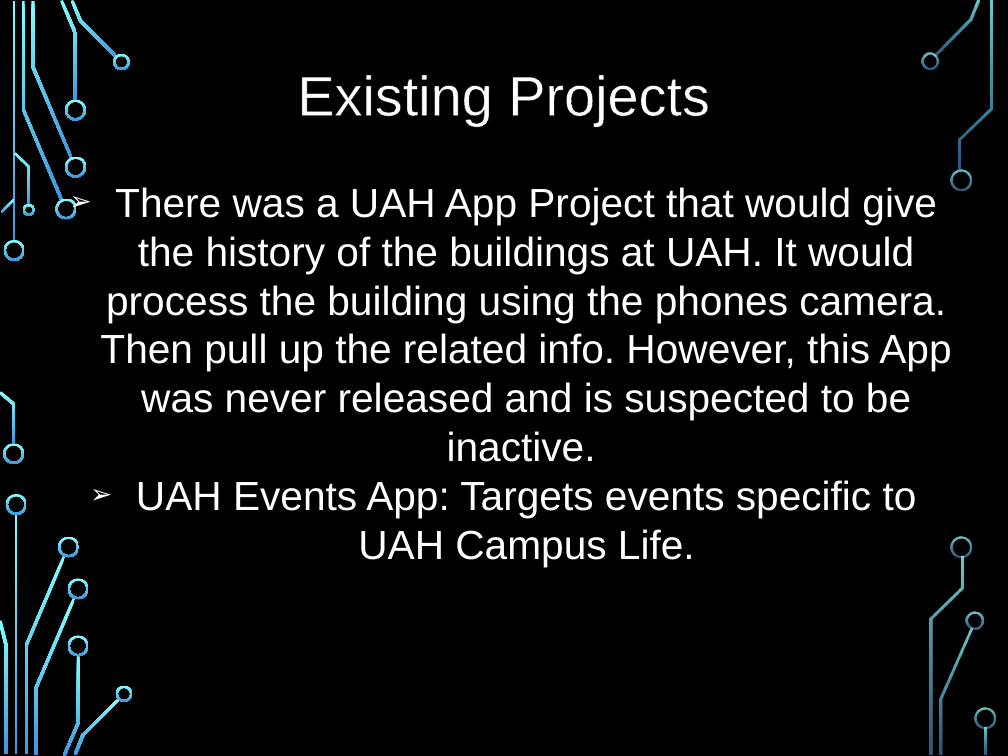
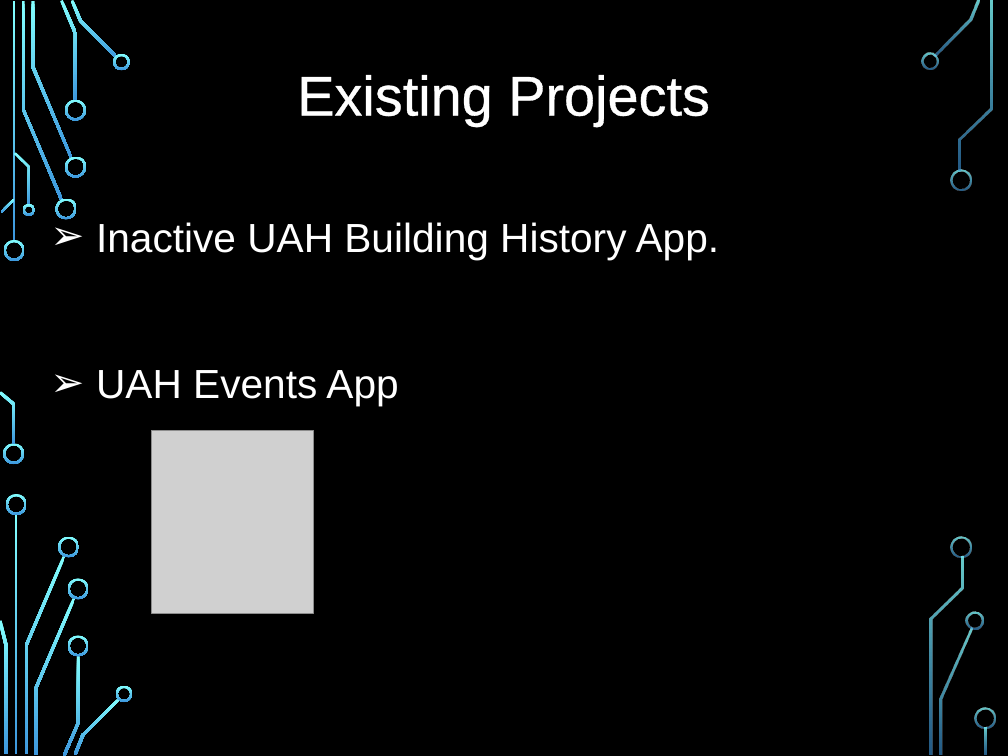
Before and after one commit to jaap15/UAH_APP, a slide deck: slide 9 of CPE495 Slides.pptx (slide 10 before the commit). Drawn at 1008x756 pixels with LibreOffice and Linux fonts; fonts in the diff are those of the drawing; grey boxes stand for pictures; background and template pictures are left out. Boxes give left, top, right and bottom in pixels: in the first picture for what was removed or moved away, otherwise in the second. Text is boxed around its words. In the diff, an @@ line names an element or a change of style, - is before the commit and + after.

```diff
--- a/CPE495 Slides.pptx
+++ b/CPE495 Slides.pptx
@@ text "Existing Projects" at [297, 75, 710, 125]: letter outline #000000 0.75 pt to #FFFFFF 0.75 pt @@
@@ text at [96, 222, 720, 406]: text changed @@
-➢ There was a UAH App Project that would give the history of the buildings at UAH. It would process the building using the phones camera. Then pull up the related info. However, this App was never released and is suspected to be inactive.
-➢ UAH Events App: Targets events specific to UAH Campus Life.
+➢ Inactive UAH Building History App.
+➢ UAH Events App
@@ picture added at [152, 431, 314, 614] @@
```
Also in this commit, not shown: 17 other slides changed, 3 slides added, 4 slides removed.
